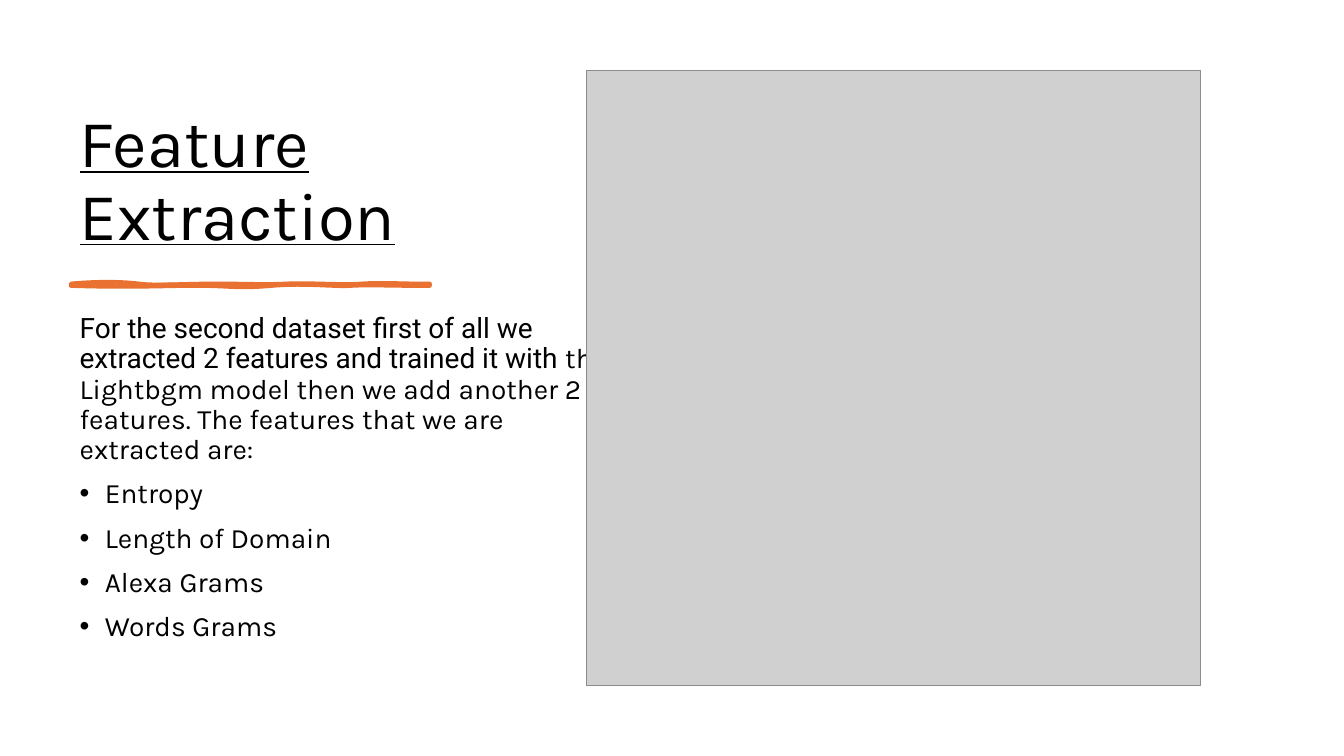
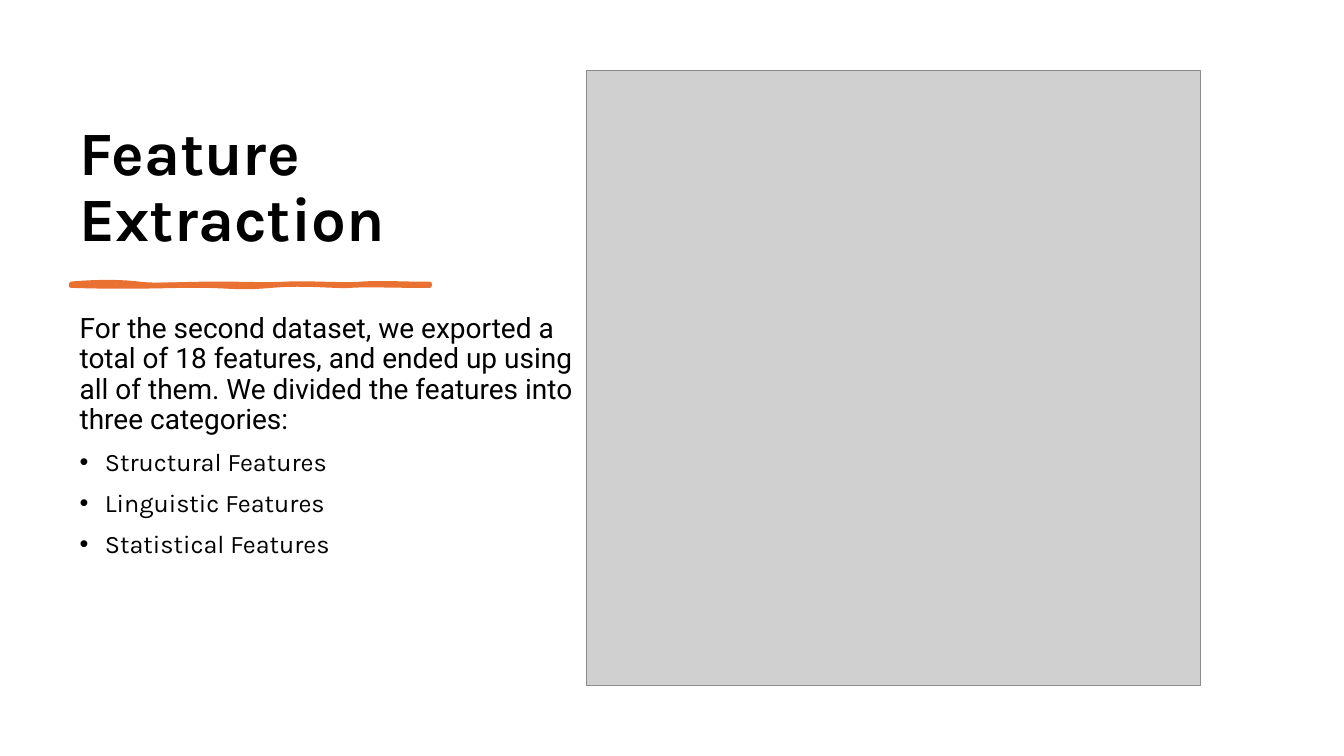
Before and after one commit to AdnanAzem/Malicious-URL-Detection, a slide deck: slide 13 of Malicious-URL-Detection.pptx. Drawn at 1344x756 pixels with LibreOffice and Linux fonts; fonts in the diff are those of the drawing; grey boxes stand for pictures. Boxes give left, top, right and bottom in pixels: in the first picture for what was removed or moved away, otherwise in the second. Text is boxed around its words. In the diff, an @@ line names an element or a change of style, - is before the commit and + after.

```diff
--- a/Malicious-URL-Detection.pptx
+++ b/Malicious-URL-Detection.pptx
@@ title "Feature Extraction": place and size @@
-title "Feature Extraction" at box(80, 124, 396, 245)
+title "Feature Extraction" at box(80, 135, 385, 242)
@@ title "Feature Extraction" at box(80, 135, 385, 242): size 48 to 44 pt, bold on, underline off @@
@@ text at box(80, 317, 572, 554): text changed; font Karla to Roboto @@
-For the second dataset first of all we extracted 2 features and trained it with the Lightbgm model then we add another 2 features. The features that we are extracted are:
-• Entropy
-• Length of Domain
-• Alexa Grams
-• Words Grams
+For the second dataset, we exported a total of 18 features, and ended up using all of them. We divided the features into three categories:
+• Structural Features
+• Linguistic Features
+• Statistical Features
```
Also in this commit, not shown: 19 other slides changed, 10 slides added, 21 other files.
